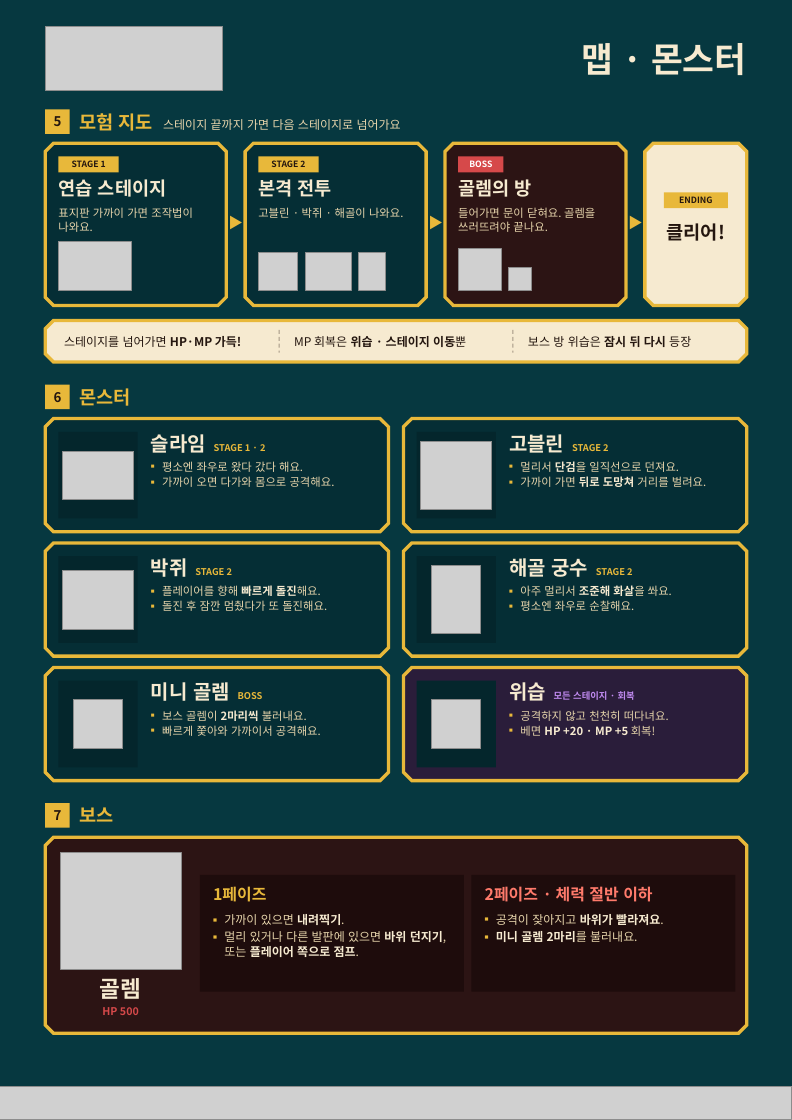
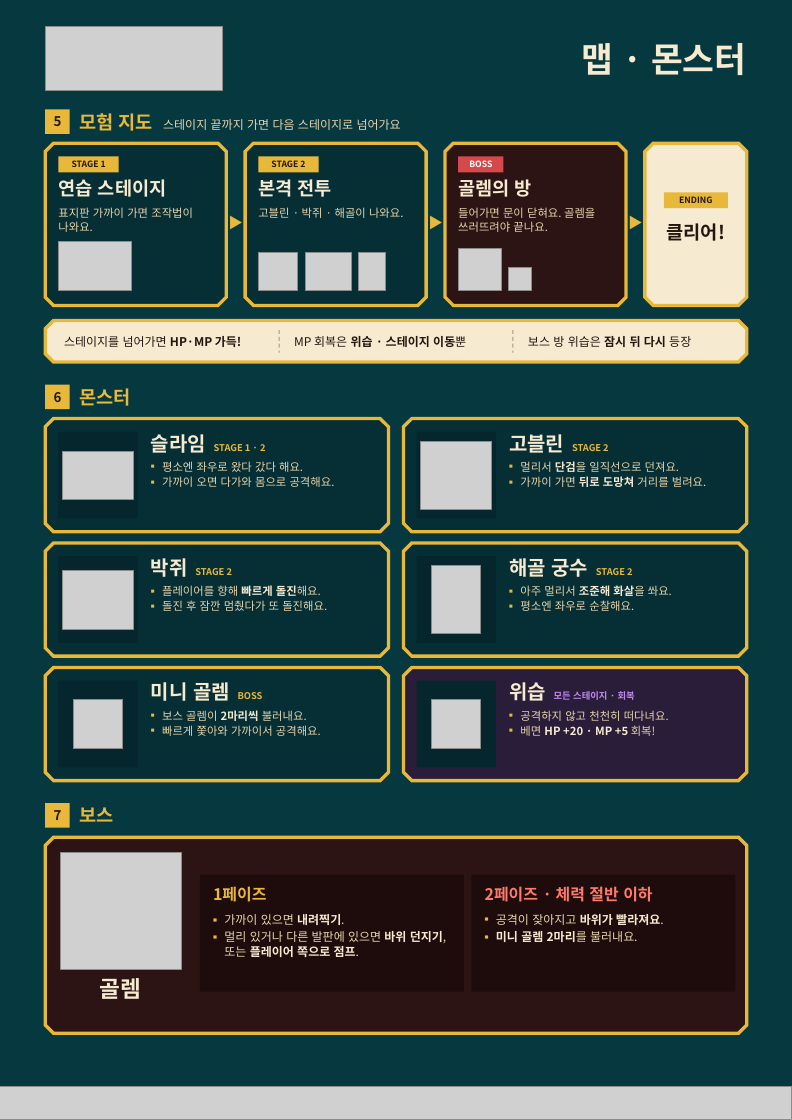
Before and after one commit to mjuntopkim/Mousword, a slide deck: slide 2 of Exhibition_Guide/Mousword_Guide_A4.pptx. Drawn at 792x1120 pixels with LibreOffice and Linux fonts; fonts in the diff are those of the drawing; grey boxes stand for pictures; background and template pictures are left out. Boxes give left, top, right and bottom in pixels: in the first picture for what was removed or moved away, otherwise in the second. Text is boxed around its words. In the diff, an @@ line names an element or a change of style, - is before the commit and + after.

```diff
--- a/Exhibition_Guide/Mousword_Guide_A4.pptx
+++ b/Exhibition_Guide/Mousword_Guide_A4.pptx
@@ text removed at (102,1007,139,1015) @@
-HP 500
```
Also in this commit, not shown: 1 other slide changed, 5 other files.
